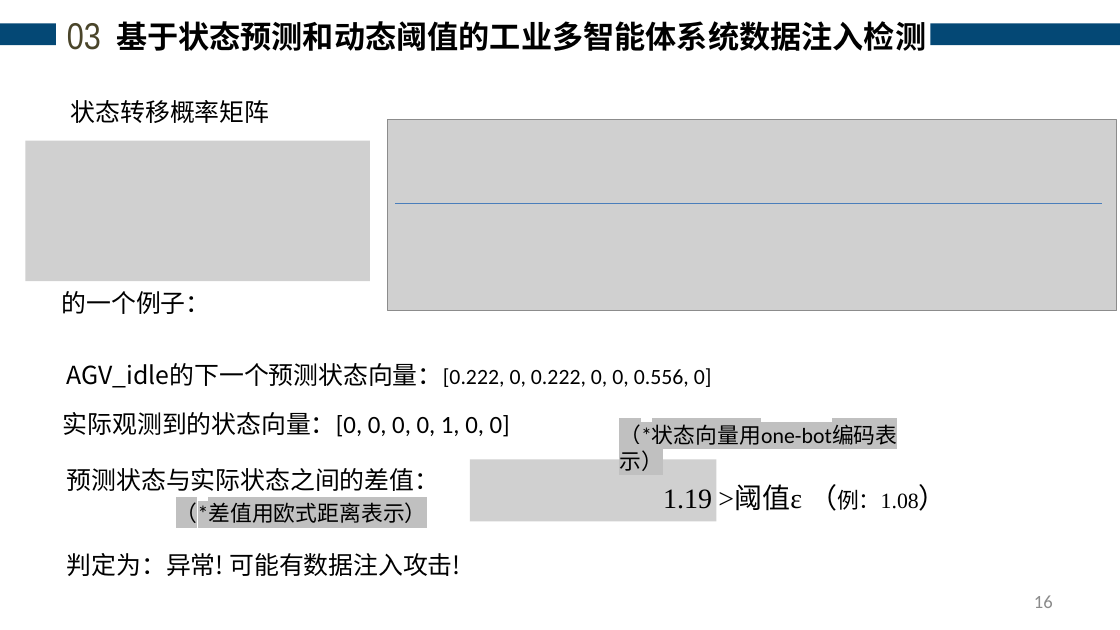
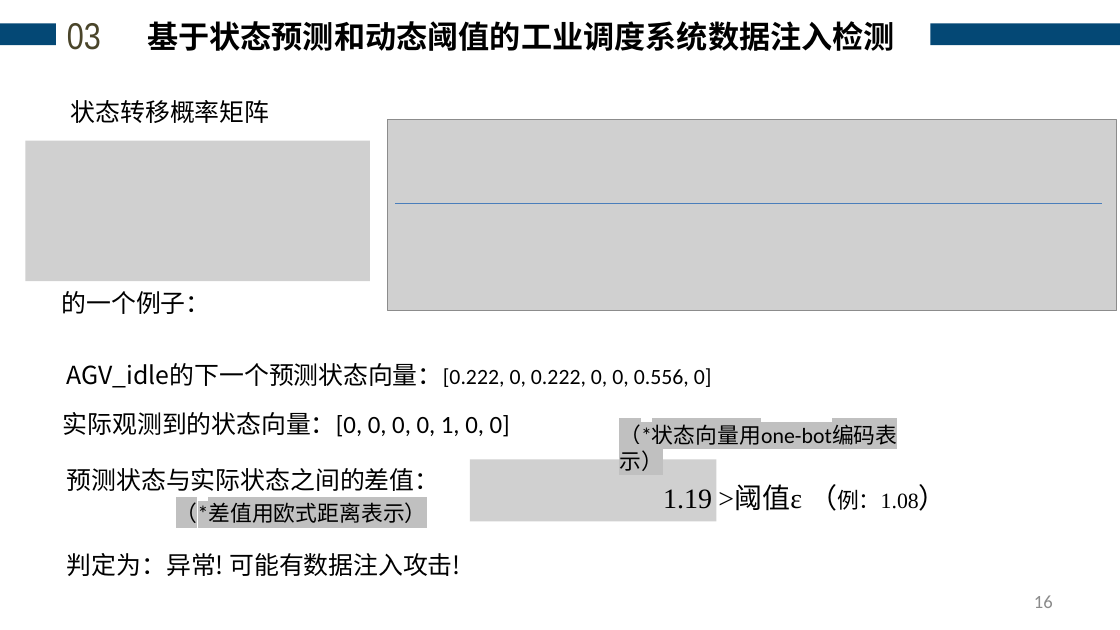
Before and after one commit to analyst2004lx/paper01, a slide deck: slide 16 of 开题报告/于琪-开题PPT(20260809) .pptx. Drawn at 1120x630 pixels with LibreOffice and Linux fonts; fonts in the diff are those of the drawing; grey boxes stand for pictures. Boxes give left, top, right and bottom in pixels: in the first picture for what was removed or moved away, otherwise in the second. Text is boxed around its words. In the diff, an @@ line names an element or a change of style, - is before the commit and + after.

```diff
--- a/开题报告/于琪-开题PPT(20260809) .pptx
+++ b/开题报告/于琪-开题PPT(20260809) .pptx
@@ text at (147, 21, 895, 51): text changed @@
-基于状态预测和动态阈值的工业多智能体系统数据注入检测
+基于状态预测和动态阈值的工业调度系统数据注入检测
```
Also in this commit, not shown: 17 other slides changed, 1 slide added, 1 slide removed, 9 other files.
